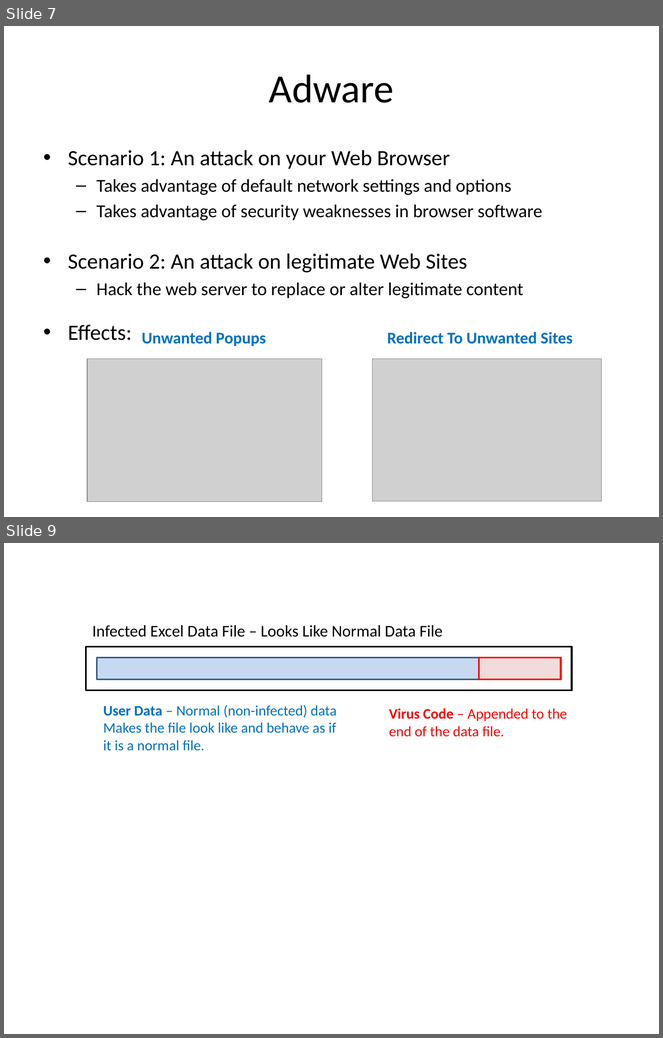
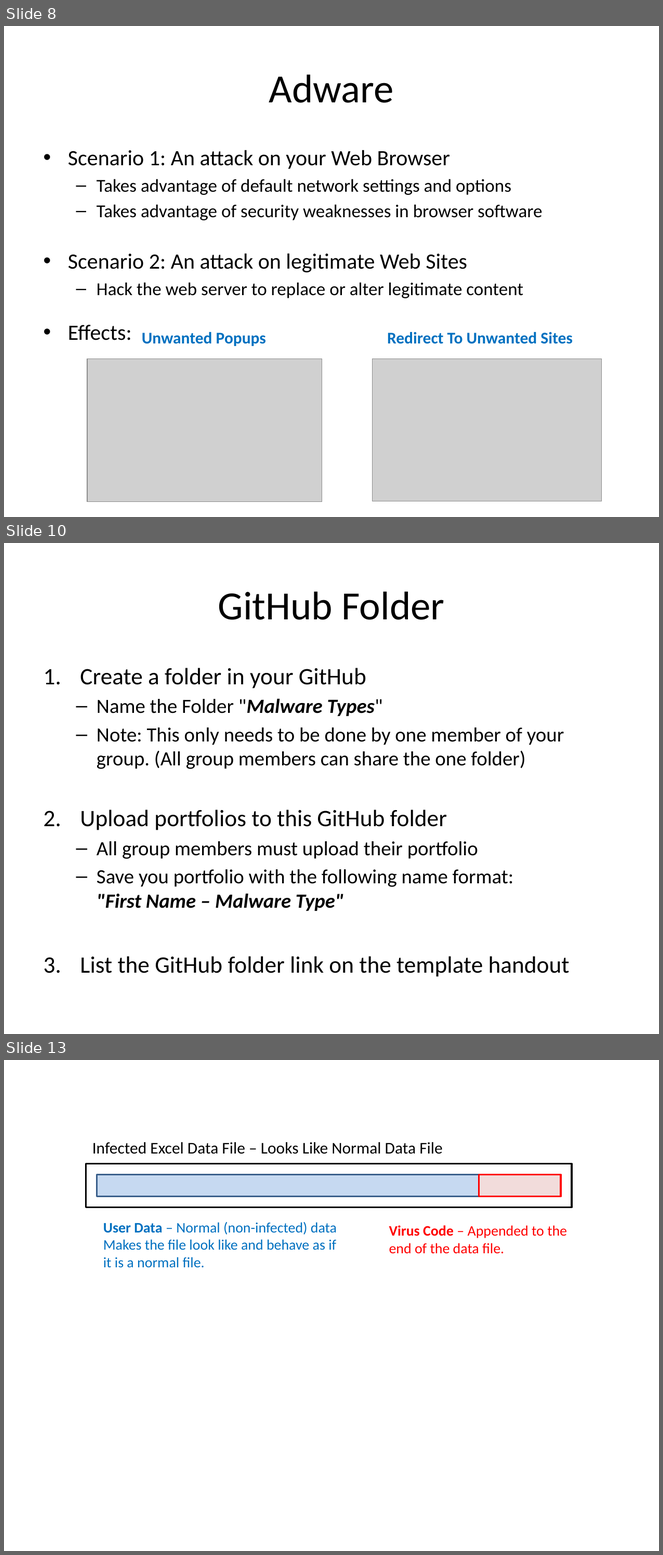
Before and after one commit to Greg5519/ICS2O0, a slide deck: Topic A Understanding Computers/A.4 Lesson - Types Of Malware.pptx. Shown one above the other, each under a label of ours: slides 7 and 9 before the commit, slides 8, 10 and 13 after it; the slides between them are not shown. The pictures are 663x1038 and 663x1555 pixels, drawn with LibreOffice and Linux fonts; fonts in the diff are those of the drawing; grey boxes stand for pictures. Boxes give left, top, right and bottom in pixels: in the first picture for what was removed or moved away, otherwise in the second. Text is boxed around its words. In the diff, an @@ line names an element or a change of style, - is before the commit and + after.

```diff
--- a/Topic A Understanding Computers/A.4 Lesson - Types Of Malware.pptx
+++ b/Topic A Understanding Computers/A.4 Lesson - Types Of Malware.pptx
@@ slide 10 added at box(4, 543, 659, 1034), background #FFFFFF @@
@@ title added at box(218, 591, 445, 620), 44 pt, text #000000 @@
+GitHub Folder
@@ text added at box(80, 668, 570, 977), 22.2 pt, text #000000 @@
+1. Create a folder in your GitHub
+  – Name the Folder "Malware Types"
+  – Note: This only needs to be done by one member of your group. (All group members can share the one folder)
+2. Upload portfolios to this GitHub folder
+  – All group members must upload their portfolio
+  – Save you portfolio with the following name format:
+    "First Name – Malware Type"
+3. List the GitHub folder link on the template handout
@@ what was slide 7 is now slide 8 @@
@@ what was slide 9 is now slide 13 @@
```
Also in this commit, not shown: 3 other slides added, 4 other files.
